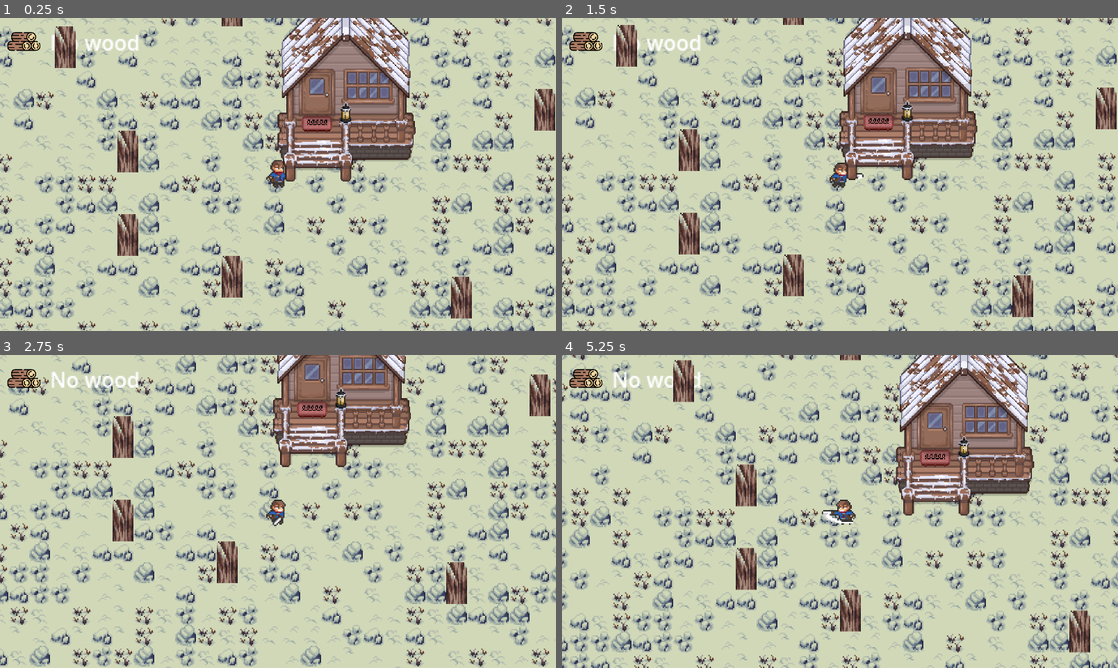
Above: before the commit, frames 1-4 (two rows, left to right).
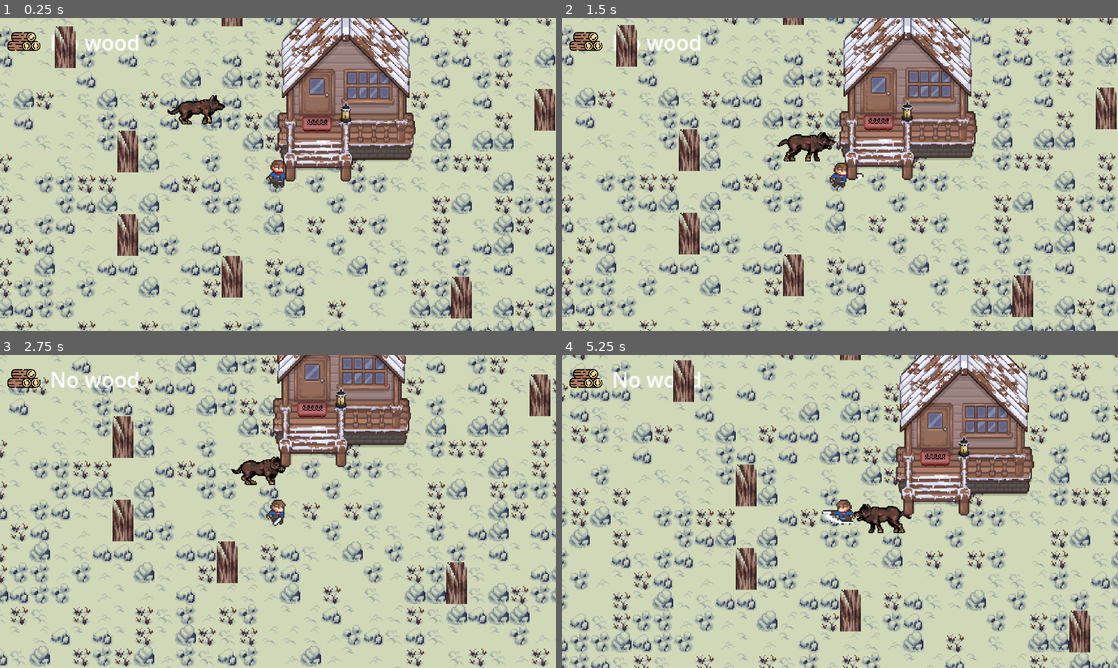
Above: after the commit, the same moments.

Repository: Frisoulou/Blizzard
Game: Godot game, scene res://Scenes/main.tscn
Same seed, same stepped clock (60 frames per second), same inputs: the game is played once before the commit and once after it.
Inputs (mouse positions are in pixels of both pictures, inside the frame that each line leads up to):
- Up to frame 1 (0.25 s): no input
- Up to frame 2 (1.5 s): move the mouse to (962, 158) at 0.52 s; press the mouse at (962, 158) at 0.53 s; hold Right (right) 0.53-1.28 s; move the mouse to (728, 190) at 1.27 s; release the mouse at (728, 190) at 1.28 s; hold Down (down) from 1.28 s (still down); click (728, 190) at 1.35 s
- Up to frame 3 (2.75 s): move the mouse to (333, 442) at 2.02 s; release Down (down) at 2.03 s; press the mouse at (333, 442) at 2.03 s; hold Right (right) from 2.03 s (still down)
- Up to frame 4 (5.25 s): move the mouse to (812, 574) at 2.77 s; release Right (right) at 2.78 s; release the mouse at (812, 574) at 2.78 s; hold Up (up) 2.78-3.53 s; click (812, 574) at 2.85 s; move the mouse to (1006, 558) at 3.52 s; press the mouse at (1006, 558) at 3.53 s; hold Left (left) 3.53-5.03 s; move the mouse to (673, 464) at 4.27 s; release the mouse at (673, 464) at 4.28 s; click (673, 464) at 4.35 s; move the mouse to (867, 511) at 5.02 s; press the mouse at (867, 511) at 5.03 s; hold Down (down) from 5.03 s (still down)

The runs differ from the first frame. In frame 1, 0.5% of the frame differs, in the area x 30-41%, y 24-34%; in frame 2, 0.6%, in the area x 38-50%, y 36-46%; in frame 3, 0.5%; in frame 4, 0.6%.

Commit message:
Added wolf
Added the first ennemy : a wolf.
Currently does no damage
It works on a state machine with 3 states : walking, running and attacking. The transition depend on the distance with the player. Each have their movement associated and animations.

TO FIX : Script in the sate machine could be cleaner, especially with the player and wolf speed. Current idea is to use a node (player, or state machine) to use to store those variable and make each state refer to this node.

Diff:
--- /dev/null
+++ b/Scenes/Ennemies/Wolf/Wolf.tscn
@@ -0,0 +1,166 @@
+[gd_scene load_steps=23 format=3 uid="uid://qm6p5ghqip04"]
+
+[ext_resource type="Script" uid="uid://e3f053rqo3df" path="res://Scripts/Ennemies/Wolf/wolf.gd" id="1_44bgs"]
+[ext_resource type="Texture2D" uid="uid://dx5m2vaa2155m" path="res://Assets/Sprites/Wolfs_animation.png" id="1_tg7vb"]
+[ext_resource type="Script" uid="uid://blk6rwfqrcliu" path="res://Scripts/Ennemies/Wolf/Wolf_state_machine.gd" id="2_q7s05"]
+[ext_resource type="Script" uid="uid://ckobq6lgsfaai" path="res://Scripts/Ennemies/Wolf/Wolf_state_walking.gd" id="3_qa1sp"]
+[ext_resource type="Script" uid="uid://sacodyhj7hlo" path="res://Scripts/Ennemies/Wolf/Wolf_state_running.gd" id="5_nj6sh"]
+[ext_resource type="Script" uid="uid://b2vah4ccbxq0d" path="res://Scripts/Ennemies/Wolf/Wolf_state_attacking.gd" id="6_6eofc"]
+
+[sub_resource type="AtlasTexture" id="AtlasTexture_q7s05"]
+atlas = ExtResource("1_tg7vb")
+region = Rect2(576, 160, 64, 32)
+
+[sub_resource type="AtlasTexture" id="AtlasTexture_qa1sp"]
+atlas = ExtResource("1_tg7vb")
+region = Rect2(512, 160, 64, 32)
+
+[sub_resource type="AtlasTexture" id="AtlasTexture_44bgs"]
+atlas = ExtResource("1_tg7vb")
+region = Rect2(448, 160, 64, 32)
+
+[sub_resource type="AtlasTexture" id="AtlasTexture_nj6sh"]
+atlas = ExtResource("1_tg7vb")
+region = Rect2(384, 160, 64, 32)
+
+[sub_resource type="AtlasTexture" id="AtlasTexture_6eofc"]
+atlas = ExtResource("1_tg7vb")
+region = Rect2(320, 128, 64, 32)
+
+[sub_resource type="AtlasTexture" id="AtlasTexture_27aur"]
+atlas = ExtResource("1_tg7vb")
+region = Rect2(384, 128, 64, 32)
+
+[sub_resource type="AtlasTexture" id="AtlasTexture_dqj7f"]
+atlas = ExtResource("1_tg7vb")
+region = Rect2(448, 128, 64, 32)
+
+[sub_resource type="AtlasTexture" id="AtlasTexture_sjcyq"]
+atlas = ExtResource("1_tg7vb")
+region = Rect2(512, 128, 64, 32)
+
+[sub_resource type="AtlasTexture" id="AtlasTexture_iejh1"]
+atlas = ExtResource("1_tg7vb")
+region = Rect2(576, 128, 64, 32)
+
+[sub_resource type="AtlasTexture" id="AtlasTexture_wrqh2"]
+atlas = ExtResource("1_tg7vb")
+region = Rect2(320, 96, 64, 32)
+
+[sub_resource type="AtlasTexture" id="AtlasTexture_i648j"]
+atlas = ExtResource("1_tg7vb")
+region = Rect2(384, 96, 64, 32)
+
+[sub_resource type="AtlasTexture" id="AtlasTexture_qpqxu"]
+atlas = ExtResource("1_tg7vb")
+region = Rect2(448, 96, 64, 32)
+
+[sub_resource type="AtlasTexture" id="AtlasTexture_q4axj"]
+atlas = ExtResource("1_tg7vb")
+region = Rect2(512, 96, 64, 32)
+
+[sub_resource type="AtlasTexture" id="AtlasTexture_kpv5r"]
+atlas = ExtResource("1_tg7vb")
+region = Rect2(576, 96, 64, 32)
+
+[sub_resource type="SpriteFrames" id="SpriteFrames_uy111"]
+animations = [{
+"frames": [{
+"duration": 1.0,
+"texture": SubResource("AtlasTexture_q7s05")
+}, {
+"duration": 1.0,
+"texture": SubResource("AtlasTexture_qa1sp")
+}, {
+"duration": 1.0,
+"texture": SubResource("AtlasTexture_44bgs")
+}, {
+"duration": 1.0,
+"texture": SubResource("AtlasTexture_nj6sh")
+}],
+"loop": true,
+"name": &"Attacking",
+"speed": 7.5
+}, {
+"frames": [{
+"duration": 1.0,
+"texture": SubResource("AtlasTexture_6eofc")
+}, {
+"duration": 1.0,
+"texture": SubResource("AtlasTexture_27aur")
+}, {
+"duration": 1.0,
+"texture": SubResource("AtlasTexture_dqj7f")
+}, {
+"duration": 1.0,
+"texture": SubResource("AtlasTexture_sjcyq")
+}, {
+"duration": 1.0,
+"texture": SubResource("AtlasTexture_iejh1")
+}],
+"loop": true,
+"name": &"Running",
+"speed": 10.0
+}, {
+"frames": [{
+"duration": 1.0,
+"texture": SubResource("AtlasTexture_wrqh2")
+}, {
+"duration": 1.0,
+"texture": SubResource("AtlasTexture_i648j")
+}, {
+"duration": 1.0,
+"texture": SubResource("AtlasTexture_qpqxu")
+}, {
+"duration": 1.0,
+"texture": SubResource("AtlasTexture_q4axj")
+}, {
+"duration": 1.0,
+"texture": SubResource("AtlasTexture_kpv5r")
+}],
+"loop": true,
+"name": &"Walking",
+"speed": 10.0
+}]
+
+[sub_resource type="RectangleShape2D" id="RectangleShape2D_gg305"]
+size = Vector2(52, 27)
+
+[node name="Wolf" type="CharacterBody2D"]
+script = ExtResource("1_44bgs")
+
+[node name="AnimatedSprite2D" type="AnimatedSprite2D" parent="."]
+sprite_frames = SubResource("SpriteFrames_uy111")
+animation = &"Walking"
+frame = 1
+frame_progress = 0.224118
+
+[node name="StateMachine" type="Node" parent="." node_paths=PackedStringArray("initial_state")]
+script = ExtResource("2_q7s05")
+initial_state = NodePath("Running")
+
+[node name="Idle" type="Node" parent="StateMachine"]
+
+[node name="Walking" type="Node" parent="StateMachine" node_paths=PackedStringArray("wolf")]
+script = ExtResource("3_qa1sp")
+wolf = NodePath("../..")
+
+[node name="Running" type="Node" parent="StateMachine" node_paths=PackedStringArray("wolf")]
+script = ExtResource("5_nj6sh")
+wolf = NodePath("../..")
+
+[node name="Attacking" type="Node" parent="StateMachine" node_paths=PackedStringArray("wolf")]
+script = ExtResource("6_6eofc")
+wolf = NodePath("../..")
+
+[node name="Timer" type="Timer" parent="StateMachine/Attacking"]
+wait_time = 0.5
+one_shot = true
+
+[node name="Area2D" type="Area2D" parent="."]
+
+[node name="CollisionShape2D" type="CollisionShape2D" parent="Area2D"]
+position = Vector2(2, 0.5)
+shape = SubResource("RectangleShape2D_gg305")
+
+[connection signal="timeout" from="StateMachine/Attacking/Timer" to="StateMachine/Attacking" method="_on_timer_timeout"]
--- a/Scenes/Player/player.tscn
+++ b/Scenes/Player/player.tscn
@@ -251,7 +251,7 @@
 [sub_resource type="RectangleShape2D" id="RectangleShape2D_dd0ac"]
 size = Vector2(24, 15)
 
-[node name="Player" type="CharacterBody2D"]
+[node name="Player" type="CharacterBody2D" groups=["Player"]]
 z_index = 1
 script = ExtResource("1_a3d8c")
 
--- a/Scenes/main.tscn
+++ b/Scenes/main.tscn
@@ -1,8 +1,9 @@
-[gd_scene load_steps=6 format=3 uid="uid://bfa141ybeg5bx"]
+[gd_scene load_steps=7 format=3 uid="uid://bfa141ybeg5bx"]
 
 [ext_resource type="PackedScene" uid="uid://dxphaxq7vcop2" path="res://Scenes/Player/player.tscn" id="1_jjgbg"]
 [ext_resource type="Texture2D" uid="uid://cdchoh4k1slt2" path="res://Assets/Sprites/seasonal sample (winter).png" id="2_bo1nx"]
 [ext_resource type="PackedScene" uid="uid://cddmmvuqlsq7f" path="res://Scenes/house.tscn" id="3_8gbba"]
+[ext_resource type="PackedScene" uid="uid://qm6p5ghqip04" path="res://Scenes/Ennemies/Wolf/Wolf.tscn" id="4_jjvhh"]
 
 [sub_resource type="TileSetAtlasSource" id="TileSetAtlasSource_bo1nx"]
 texture = ExtResource("2_bo1nx")
@@ -273,5 +274,9 @@
 [node name="CollisionPolygon2D" parent="House" index="1"]
 polygon = PackedVector2Array(44, 71, 43.75, 176.25, 55, 208.75, 53.75, 145, 160, 145, 160, 167.5, 102.5, 167.5, 102.5, 210, 111.25, 210, 111.25, 188.75, 170, 188.75, 168, 71, 106.25, 70)
 
+[node name="Wolf" parent="." instance=ExtResource("4_jjvhh")]
+position = Vector2(-79, -57)
+scale = Vector2(0.7, 0.7)
+
 [editable path="Player"]
 [editable path="House"]
--- /dev/null
+++ b/Scripts/Ennemies/Wolf/Wolf_state_attacking.gd
@@ -0,0 +1,18 @@
+extends State
+
+@onready var animated_sprite_2d: AnimatedSprite2D = $"../../AnimatedSprite2D"
+@export var wolf : CharacterBody2D
+@export var attack_length : int = 35
+@onready var state_machine: Node = $".."
+
+func Enter():
+	print("Wolf state : attacking")
+	animated_sprite_2d.play("Attacking")
+	wolf.velocity = Vector2()
+
+func _physics_process(delta: float) -> void:
+	var wolf_direction = state_machine.player.global_position - wolf.global_position
+
+	if wolf_direction.length() > attack_length:
+		Transitioned.emit(self, "Running")
+	pass
--- /dev/null
+++ b/Scripts/Ennemies/Wolf/Wolf_state_machine.gd
@@ -0,0 +1,43 @@
+extends Node
+
+@export var initial_state : State
+var current_state = State
+var states : Dictionary = {}
+
+
+var player = CharacterBody2D
+
+func _ready() -> void:
+	player = get_tree().get_first_node_in_group("Player")
+	for child in get_children():
+		if child is State:
+			states[child.name.to_lower()] = child
+			child.Transitioned.connect(on_child_transition)
+
+	if initial_state:
+		initial_state.Enter()
+		current_state = initial_state
+
+func _process(delta: float) -> void:
+	if current_state:
+		current_state.Update(delta)
+
+func _physics_process(delta: float) -> void:
+	if current_state:
+		current_state.Physics_update(delta)
+
+func on_child_transition(state, new_state_name):
+	#print("transition : ", state, " to ", new_state_name)
+	if state != current_state:
+		return
+
+	var new_state = states.get(new_state_name.to_lower())
+	if !new_state:
+		return
+
+	if current_state:
+		current_state.Exit()
+
+	new_state.Enter()
+
+	current_state = new_state
--- /dev/null
+++ b/Scripts/Ennemies/Wolf/Wolf_state_running.gd
@@ -0,0 +1,29 @@
+extends State
+
+@export var wolf : CharacterBody2D
+@export var wolf_speed : int = 60
+@export var aggro_length : int = 150
+@export var attack_length : int = 35
+@onready var animated_sprite_2d: AnimatedSprite2D = $"../../AnimatedSprite2D"
+
+var player = CharacterBody2D
+
+func Enter():
+	player = get_tree().get_first_node_in_group("Player")
+	animated_sprite_2d.play("Running")
+	print("Wolf state : running")
+
+func _physics_process(delta: float) -> void:
+	var wolf_direction = player.global_position - wolf.global_position
+
+	if wolf_direction.length() < aggro_length and wolf_direction.length() > attack_length:
+		wolf.velocity = wolf_direction.normalized() * wolf_speed
+	else: if wolf_direction.length() > aggro_length:
+		Transitioned.emit(self, "Walking")
+	else:
+		Transitioned.emit(self, "Attacking")
+
+	if wolf_direction.x > 0:
+		animated_sprite_2d.flip_h = false
+	if wolf_direction.x < 0:
+		animated_sprite_2d.flip_h = true
--- /dev/null
+++ b/Scripts/Ennemies/Wolf/Wolf_state_walking.gd
@@ -0,0 +1,44 @@
+extends State
+
+@export var wolf : CharacterBody2D
+@export var wolf_speed : int = 30
+@export var aggro_length : int = 150
+@onready var animated_sprite_2d: AnimatedSprite2D = $"../../AnimatedSprite2D"
+
+@onready var running: Node = $"../Running"
+
+var player = CharacterBody2D
+var wolf_direction: Vector2
+var random_time: float
+
+func random_direction():
+	wolf_direction = Vector2(randf_range(-1, 1), randf_range(-1, 1)).normalized()
+	random_time = randf_range(1, 3)
+
+func Exit():
+	pass
+
+func Enter():
+	print("Wolf state : walking")
+	animated_sprite_2d.play("Walking")
+	player = get_tree().get_first_node_in_group("Player")
+	random_direction()
+
+func Update(delta: float):
+	if random_time > 0:
+		random_time -= delta
+	else :
+		random_direction()
+
+	var player_wolf_distance = player.global_position - wolf.global_position
+	if player_wolf_distance.length() < aggro_length:
+		Transitioned.emit(self, "Running")
+
+func Physics_update(delta: float):
+	if wolf:
+		wolf.velocity = wolf_direction * wolf_speed
+
+	if wolf_direction.x > 0:
+		animated_sprite_2d.flip_h = false
+	if wolf_direction.x < 0:
+		animated_sprite_2d.flip_h = true
--- /dev/null
+++ b/Scripts/Ennemies/Wolf/wolf.gd
@@ -0,0 +1,4 @@
+extends CharacterBody2D
+
+func _process(delta: float) -> void:
+	move_and_slide()
--- a/Scripts/player/StateWalking.gd
+++ b/Scripts/player/StateWalking.gd
@@ -7,7 +7,7 @@
 	pass
 
 func Enter():
-	print("changed state : walking")
+	print("Changed state : walking")
 	pass
 
 func Update(delta: float):
--- a/project.godot
+++ b/project.godot
@@ -19,6 +19,10 @@
 
 window/size/viewport_width=1280
 window/size/viewport_height=720
+
+[global_group]
+
+Player="Seems to be needed in order to make get_tree().get_first_node_in_group() to work"
 
 [input]
 
Binary file added: Assets/Sprites/Wolfs_animation.png
Not shown, added: Assets/Sprites/Wolfs_animation.png.import
Not shown, added: Scripts/Ennemies/Wolf/Wolf_state_attacking.gd.uid
Not shown, added: Scripts/Ennemies/Wolf/Wolf_state_machine.gd.uid
Not shown, added: Scripts/Ennemies/Wolf/Wolf_state_running.gd.uid
Not shown, added: Scripts/Ennemies/Wolf/Wolf_state_walking.gd.uid
Not shown, added: Scripts/Ennemies/Wolf/wolf.gd.uid
